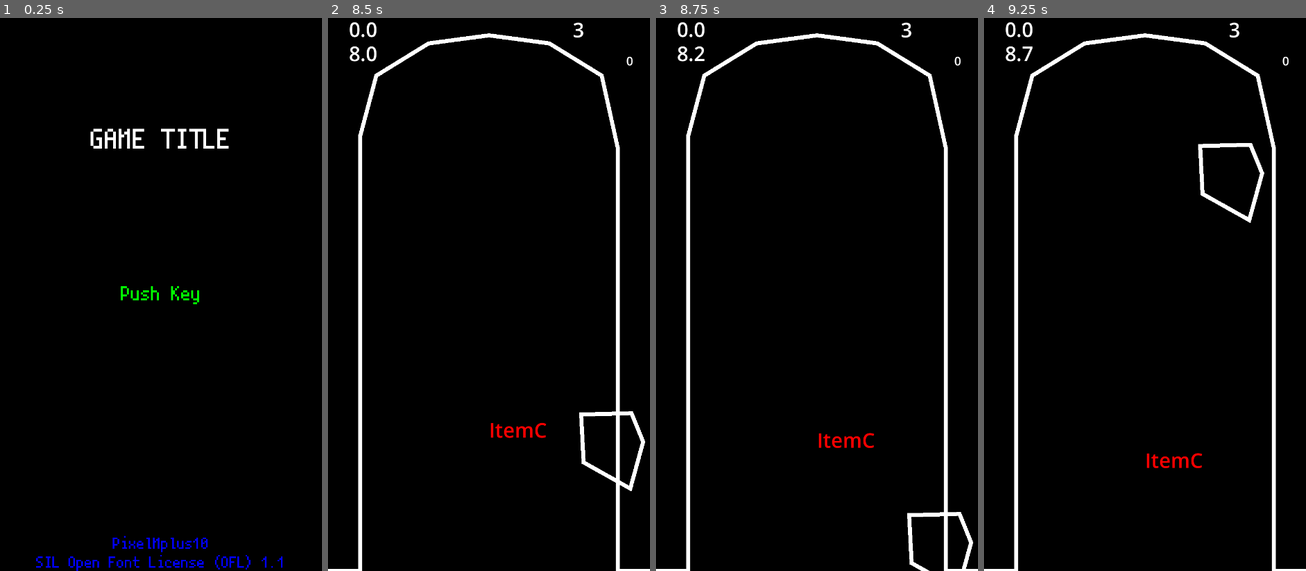
Above: before the commit, frames 1-4 (left to right).
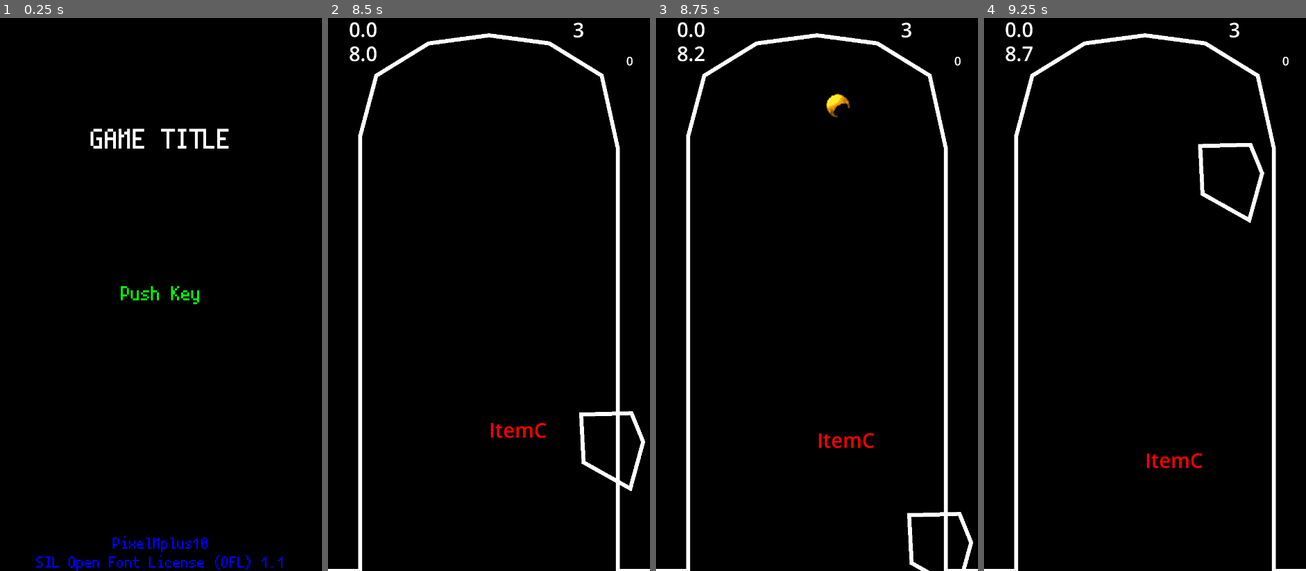
Above: after the commit, the same moments.

Repository: WOCae/L010
Game: Godot game, scene res://Scene/start_game.tscn
The game is run twice, just before and just after one commit, with the same random seed, the same clock (stepped at 60 frames per second) and the same inputs.
Inputs (mouse positions are in pixels of both pictures, inside the frame that each line leads up to):
- Up to frame 1 (0.25 s): no input
- Up to frame 2 (8.5 s): tap Enter (ui_accept) at 0.5, 0.77, 1.52, 3.02, 3.77, 4.52, 6.02, 6.77, 7.52 s; move the mouse to (559, 266) at 0.52 s; hold Right (move_right) 0.53-1.28 s; tap Space (ui_select) every 0.75 s from 0.6 to 8.1 s; click (559, 266) at 0.67 s; move the mouse to (389, 217) at 1.27 s; hold Down (move_down) 1.28-2.03 s; click (389, 217) at 1.42 s; move the mouse to (489, 217) at 2.02 s; hold Right (move_right) 2.03-2.78 s; click (489, 217) at 2.17 s; move the mouse to (588, 217) at 2.77 s; hold Up (move_up) 2.78-3.53 s; click (588, 217) at 2.92 s; move the mouse to (585, 377) at 3.52 s; hold Left (move_left) 3.53-5.03 s; move the mouse to (392, 211) at 4.27 s; move the mouse to (505, 294) at 5.02 s; hold Down (move_down) 5.03-5.78 s; click (505, 294) at 5.17 s; move the mouse to (440, 156) at 5.77 s; hold Right (move_right) 5.78-6.53 s; move the mouse to (559, 266) at 6.52 s; hold Up (move_up) 6.53-7.28 s; move the mouse to (424, 322) at 7.27 s; hold Right (move_right) 7.28-8.03 s; click (424, 322) at 7.42 s; move the mouse to (521, 172) at 8.02 s; hold Down (move_down) from 8.03 s (still down)
- Up to frame 3 (8.75 s): keep holding Down (move_down)
- Up to frame 4 (9.25 s): move the mouse to (1128, 405) at 8.77 s; release Down (move_down) at 8.78 s; hold Left (move_left) from 8.78 s (still down); tap Space (ui_select) at 8.85 s; tap Enter (ui_accept) at 9.02 s

Frames 1-2 are identical in both runs. In frame 3, 0.2% of the frame differs, in the area x 52-61%, y 13-18%; in frame 4, nothing differs.

Commit message:
Update player_3.gd

Diff:
--- a/scripts/player_3.gd
+++ b/scripts/player_3.gd
@@ -4,7 +4,7 @@
 var screen_size # Size of the game window.
 
 @export var speed = 380
-@export var Shotcnt = 1.5 #射出間隔
+@export var Shotcnt = 0.3 #射出間隔
 @export var ShotSpeed = 800 #速度
 var cnt = 0
 const Ball = preload("res://Scene/ball.tscn") #ballシーンのプリロード
@@ -39,8 +39,10 @@
 	#ballを作成する　スペースを押すとボールが作成されます。
 	if Input.is_action_pressed(("ui_select")) || Input.is_action_pressed(("shot")):
 		cnt += delta
+		print(cnt,":",Shotcnt)
 		if cnt > Shotcnt:
 			cnt -= Shotcnt
+			#cnt = 0
 
 			# ball
 			var Ball = Ball.instantiate()
@@ -57,7 +59,9 @@
 #var _tShake: float = 0 # 画面揺らすタイマー.
 func _on_player_3_area_entered(area):
 	#print(area.name)
-	if "bullet" in area.name:
+
+	#if "bullet" in area.name:
+	if area is BulletE1:
 
 		if Global.life > 0:
 			#ヒットストップ
@@ -75,7 +79,27 @@
 			get_tree().change_scene_to_file("res://Scene/end_game.tscn")
 			#pass # Replace with function body.
 
-	elif "Item" in area.name:
+	##if area in Item:
+	#if area is Item:
+	##if "Item" in area.name:
+		#print(area.name)
+		#speed += 100
+		#
+		##var collision_shape2d = get_node("CollisionShape2D")
+#
+		## 衝突形状のスケールをX軸方向に2倍、Y軸方向に3倍に設定
+		##$CollisionShape2D.scale = Vector2(2, 3)
+		#Global.ballScal_X += 2
+		#Global.ballScal_Y += 2
+#
+		#Global.itmeCount +=1
+
+
+
+func _on_player_3_area_entered2(area):
+	#if area in Item:
+	if area is Item:
+	#if "Item" in area.name:
 		print(area.name)
 		speed += 100
 
@@ -85,3 +109,5 @@
 		#$CollisionShape2D.scale = Vector2(2, 3)
 		Global.ballScal_X += 2
 		Global.ballScal_Y += 2
+
+		Global.itmeCount +=1
